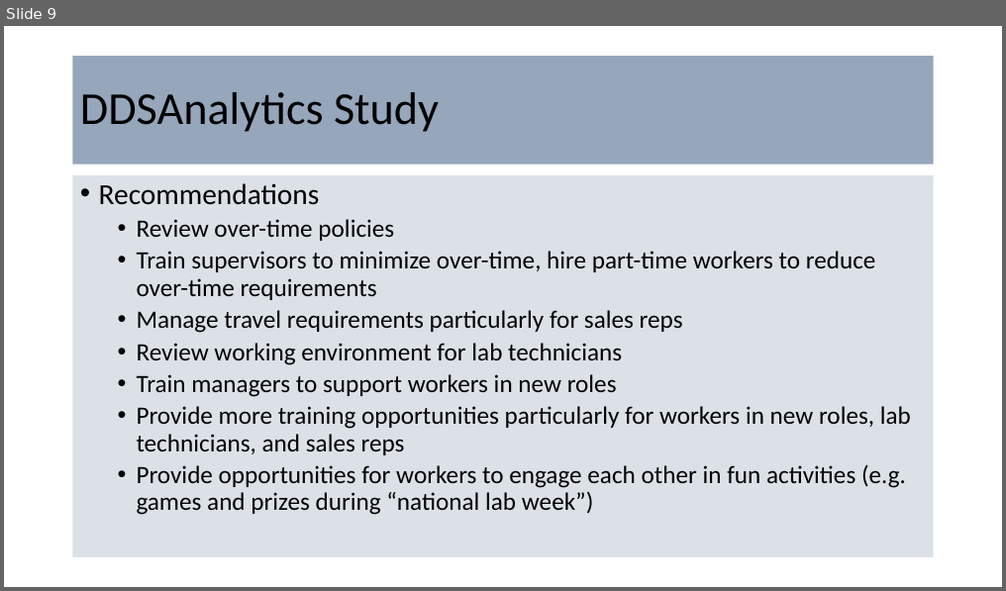
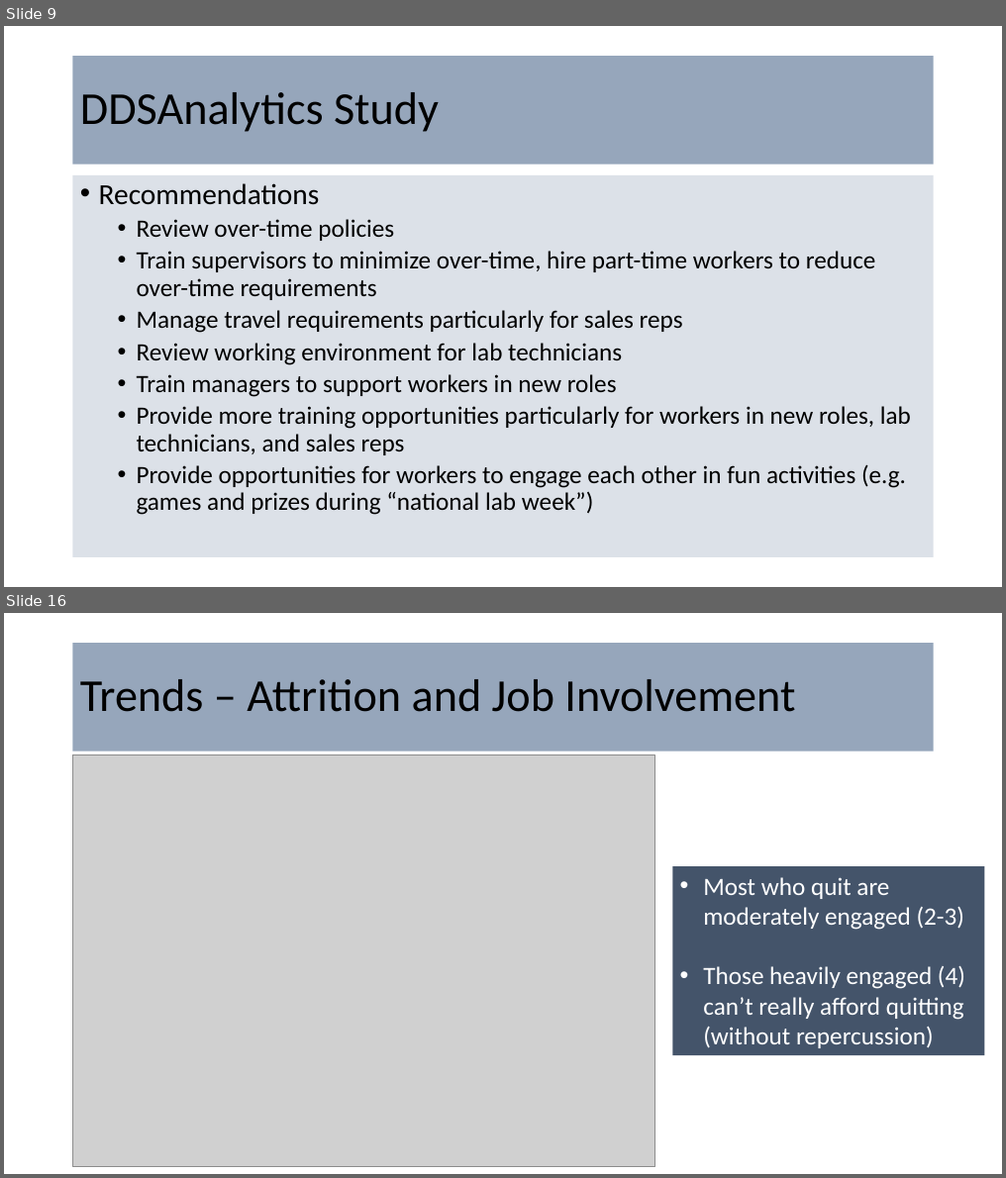
Before and after one commit to holdwork/CaseStudy_2, a slide deck: CaseStudy2V2.pptx. Shown one above the other, each under a label of ours: slide 9 before the commit, slides 9 and 16 after it; the slides between them are not shown. The pictures are 1006x591 and 1006x1178 pixels, drawn with LibreOffice and Linux fonts; fonts in the diff are those of the drawing; grey boxes stand for pictures; background and template pictures are left out. Boxes give left, top, right and bottom in pixels: in the first picture for what was removed or moved away, otherwise in the second. Text is boxed around its words. In the diff, an @@ line names an element or a change of style, - is before the commit and + after.

Commit message:
added trends analysis

```diff
--- a/CaseStudy2V2.pptx
+++ b/CaseStudy2V2.pptx
@@ slide 16 added at (4,613,1002,1174), background picture (left out) @@
@@ title added at (73,643,934,752), fill #8497B0 at 85% opacity, 44 pt, text #000000 @@
+Trends – Attrition and Job Involvement
@@ picture added at (73,756,655,1167) @@
@@ rectangle added at (672,866,985,1056), fill #44546A, 24 pt, text #FFFFFF @@
+• Most who quit are moderately engaged (2-3)
+• Those heavily engaged (4) can’t really afford quitting (without repercussion)
```
Also in this commit, not shown: 6 other slides added.
